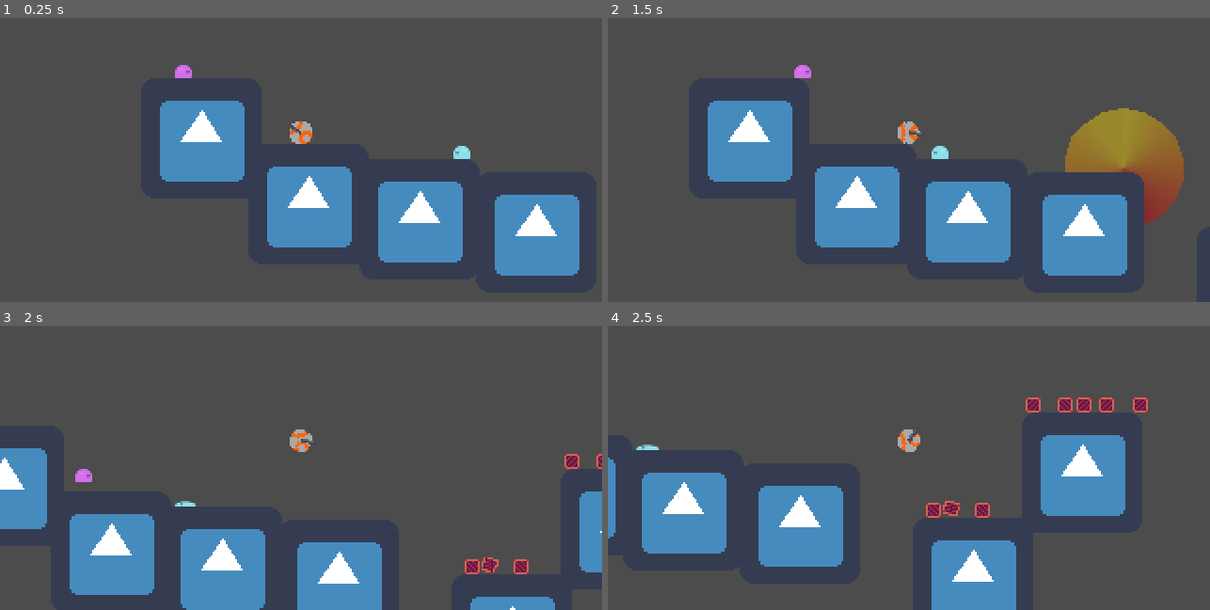
Above: before the commit, frames 1-4 (two rows, left to right).
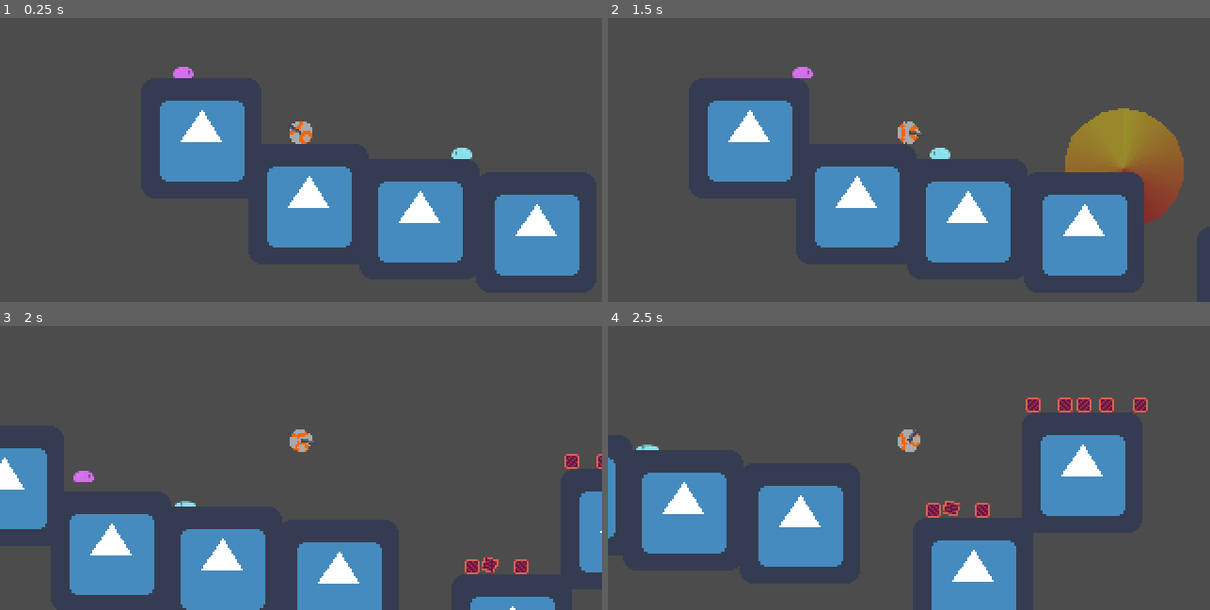
Above: after the commit, the same moments.

Repository: MiguelRoldao/DDJ_Boombs
Game: Godot game, scene res://Level.tscn
Two runs of this game, one before a commit and one after it. Both use one fixed random seed, a clock stepped at 60 frames per second and the inputs below. The engine's default icon, where the game draws it, is replaced by a stand-in: a white triangle on a blue panel in a dark square.
Inputs (mouse positions are in pixels of both pictures, inside the frame that each line leads up to):
- Up to frame 1 (0.25 s): no input
- Up to frame 2 (1.5 s): move the mouse to (1041, 114) at 0.52 s; hold Right (ui_right) from 0.53 s (still down); click (1041, 114) at 0.67 s; tap Up (ui_up) at 0.77 s; move the mouse to (1137, 168) at 1.27 s; click (1137, 168) at 1.42 s
- Up to frame 3 (2 s): keep holding Right (ui_right); tap Up (ui_up) at 1.52 s
- Up to frame 4 (2.5 s): move the mouse to (969, 365) at 2.02 s; release Right (ui_right) at 2.03 s; hold Left (ui_left) from 2.03 s (still down)

The runs differ from the first frame. In frame 1, less than 0.1% of the frame differs, in the area x 28-79%, y 16-50%; in frame 2, less than 0.1%; in frame 3, less than 0.1%; in frame 4, nothing differs.

Commit message:
Blob lives fixing

Diff:
--- a/scenes/Blob.tscn
+++ b/scenes/Blob.tscn
@@ -36,6 +36,7 @@
 [node name="AnimatedSprite" type="AnimatedSprite" parent="."]
 frames = SubResource( 1 )
 animation = "crawl"
+frame = 1
 playing = true
 
 [node name="CollisionShape2D" type="CollisionShape2D" parent="."]
--- a/scenes/Levels/Level1.tscn
+++ b/scenes/Levels/Level1.tscn
@@ -327,7 +327,7 @@
 tile_data = PoolIntArray( 65541, 2, 196609, 65542, 2, 3, 65543, 2, 0, 65547, 2, 196609, 65548, 2, 3, 65549, 2, 3, 65550 …(5880 unchanged characters)…
 
 [node name="Player" parent="." instance=ExtResource( 2 )]
-position = Vector2( 173, 102 )
+position = Vector2( 174, 177 )
 
 [node name="Spikes" type="Node2D" parent="."]
 
@@ -352,24 +352,24 @@
 [node name="Boxes" type="Node2D" parent="."]
 
 [node name="Box4" parent="Boxes" instance=ExtResource( 4 )]
-position = Vector2( 132, 158 )
+position = Vector2( 104, 153 )
 collision_layer = 8
 collision_mask = 7
 
 [node name="Box3" parent="Boxes" instance=ExtResource( 4 )]
-position = Vector2( 141, 148 )
+position = Vector2( 103, 145 )
 
 [node name="Box2" parent="Boxes" instance=ExtResource( 4 )]
-position = Vector2( 132, 148 )
+position = Vector2( 93, 147 )
 
 [node name="Box5" parent="Boxes" instance=ExtResource( 4 )]
-position = Vector2( 150, 158 )
+position = Vector2( 93, 154 )
 
 [node name="Box6" parent="Boxes" instance=ExtResource( 4 )]
-position = Vector2( 141, 158 )
+position = Vector2( 112, 152 )
 
 [node name="Box" parent="Boxes" instance=ExtResource( 4 )]
-position = Vector2( 150, 148 )
+position = Vector2( 113, 144 )
 
 [node name="Walls" type="Node2D" parent="."]
 
@@ -414,10 +414,10 @@
 [node name="Enemies" type="Node2D" parent="."]
 
 [node name="Blob" parent="Enemies" instance=ExtResource( 5 )]
-position = Vector2( 103, 175 )
+position = Vector2( 38, 142 )
 
 [node name="Blob3" parent="Enemies" instance=ExtResource( 5 )]
-position = Vector2( 144, 111 )
+position = Vector2( 175, 87 )
 detects_cliffs = false
 
 [node name="Blob2" parent="Enemies" instance=ExtResource( 5 )]
--- a/scenes/Player.tscn
+++ b/scenes/Player.tscn
@@ -38,3 +38,7 @@
 [node name="RightBombTimer" type="Timer" parent="."]
 wait_time = 2.0
 one_shot = true
+
+[node name="GotHitTimer" type="Timer" parent="."]
+
+[connection signal="timeout" from="GotHitTimer" to="." method="_on_GotHitTimer_timeout"]
--- a/scripts/Blob.gd
+++ b/scripts/Blob.gd
@@ -32,26 +32,26 @@
 	# TODO: turn bounce() into an explosion
 	if body.is_in_group("player"):
 		body.bounce()
-	kill_blob(body)
+		deth()
 
 
 func _on_bottom_checker_body_entered(body):
 	if body.is_in_group("player"):
 		LivesCounter.lives -= 1
-	kill_blob(body)
+		body.gothit(position.x)
 
 
 func _on_sides_checker_body_entered(body):
 	if body.is_in_group("player"):
 		LivesCounter.lives -= 1
-	kill_blob(body)
+		body.gothit(position.x)
 
 
 func _on_Timer_timeout():
 	queue_free()
 
 
-func kill_blob(body):
+func deth():
 	$AnimatedSprite.play("squashed")
 	speed = 0
 	set_collision_layer_bit(1, false)
--- a/scripts/Player.gd
+++ b/scripts/Player.gd
@@ -118,3 +118,17 @@
 func bounce():
 	var impulse = Vector2(0, -1500)
 	apply_central_impulse(impulse)
+
+func gothit(var enemyposx):
+	modulate = Color(1,0.3,0.3,0.3)
+	$GotHitTimer.start()
+	var impulse = Vector2(0, 0)
+	if position.x < enemyposx:
+		impulse = Vector2(-1000, -1000)
+	elif position.x > enemyposx:
+		impulse = Vector2(1000, -1000)
+	apply_central_impulse(impulse)
+
+
+func _on_GotHitTimer_timeout():
+	modulate = Color(1,1,1,1)
Binary file added: assets/enemies/character_robot_attack1.png
Not shown, added: assets/enemies/character_robot_attack1.png.import
Binary file added: assets/enemies/character_robot_down.png
Not shown, added: assets/enemies/character_robot_down.png.import
Binary file added: assets/enemies/character_robot_walk0.png
Not shown, added: assets/enemies/character_robot_walk0.png.import
Binary file added: assets/enemies/character_robot_walk1.png
Not shown, added: assets/enemies/character_robot_walk1.png.import
Binary file added: assets/enemies/character_robot_walk2.png
Not shown, added: assets/enemies/character_robot_walk2.png.import
Binary file added: assets/enemies/character_robot_walk3.png
Not shown, added: assets/enemies/character_robot_walk3.png.import
(and 8 more such lines)
